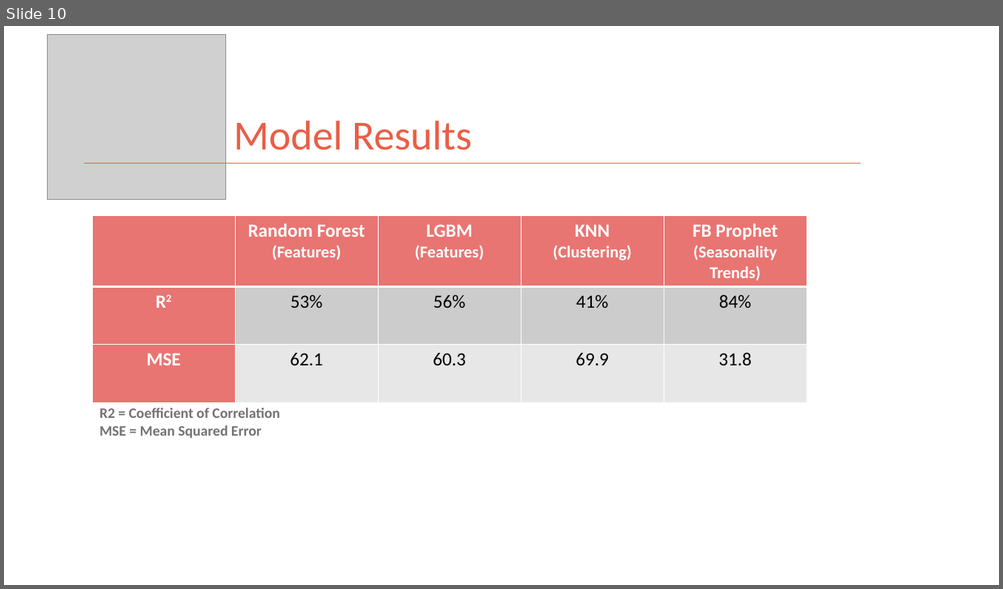
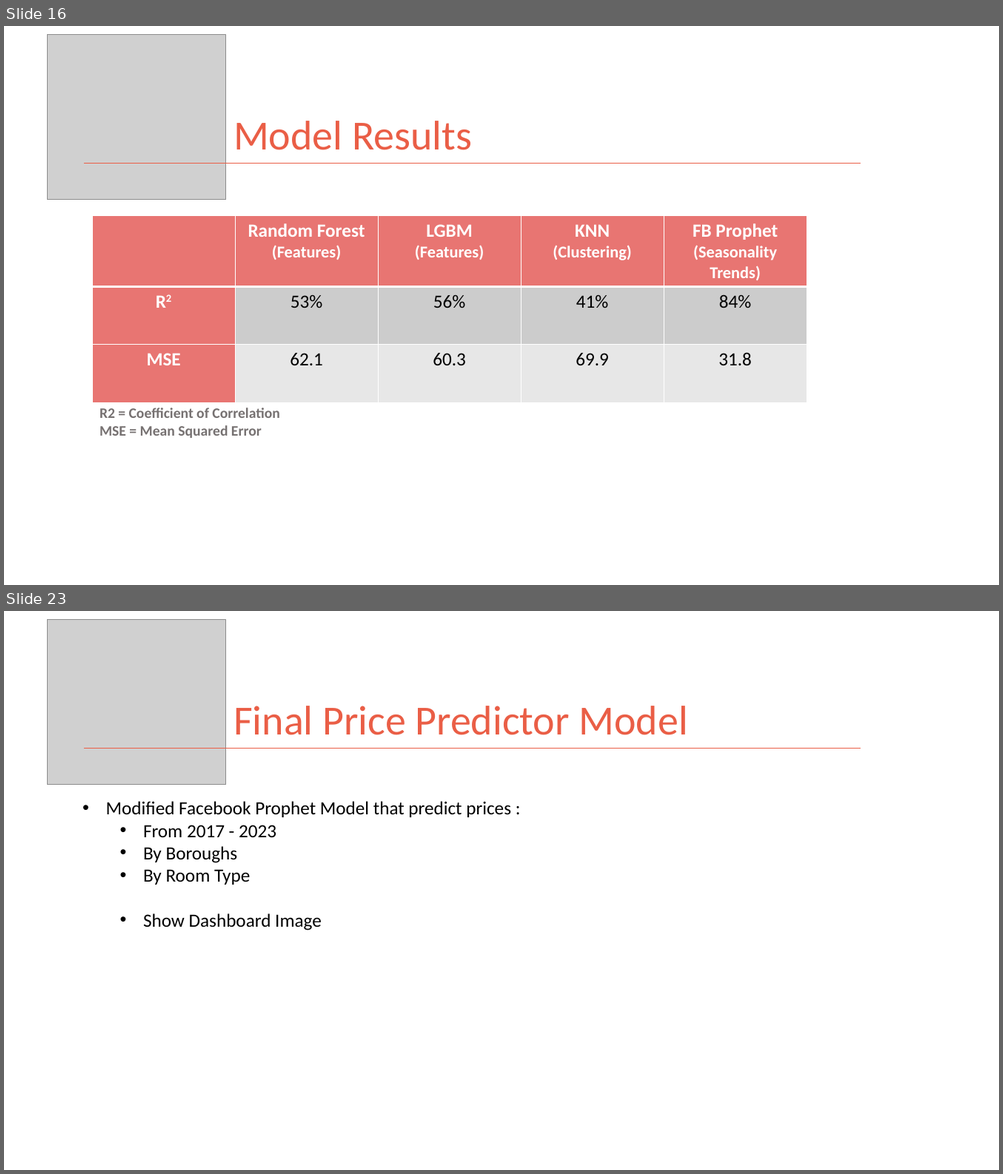
Before and after one commit to kman4/AirbnbPredictions, a slide deck: Airbnb Price Predictions (Model).pptx. Shown one above the other, each under a label of ours: slide 10 before the commit, slides 16 and 23 after it; the slides between them are not shown. The pictures are 1003x589 and 1003x1174 pixels, drawn with LibreOffice and Linux fonts; fonts in the diff are those of the drawing; grey boxes stand for pictures. Boxes give left, top, right and bottom in pixels: in the first picture for what was removed or moved away, otherwise in the second. Text is boxed around its words. In the diff, an @@ line names an element or a change of style, - is before the commit and + after.

Commit message:
add cover image and update powerpoint

```diff
--- a/Airbnb Price Predictions (Model).pptx
+++ b/Airbnb Price Predictions (Model).pptx
@@ slide 23 added at <box>4,611,999,1170</box>, background #FFFFFF @@
@@ picture added at <box>47,620,225,785</box> @@
@@ title added at <box>233,706,688,735</box>, 40 pt, text #EA5E46 @@
+Final Price Predictor Model
@@ line added from (84, 749) to (860, 749), #EA5E46 1 pt @@
@@ text added at <box>106,801,511,931</box>, 18 pt, text #000000 @@
+• Modified Facebook Prophet Model that predict prices :
+  • From 2017 - 2023
+  • By Boroughs
+  • By Room Type
+  • Show Dashboard Image
@@ what was slide 10 is now slide 16 @@
```
Also in this commit, not shown: 5 slides changed, 10 other slides added, 2 slides removed, 1 other file.
